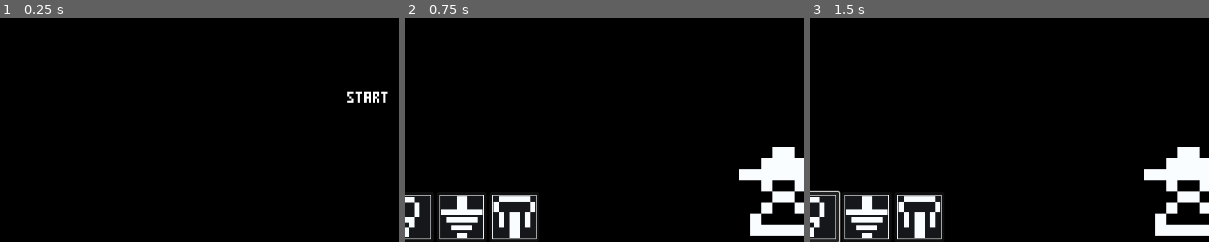
Above: before the commit, frames 1-3 (left to right).
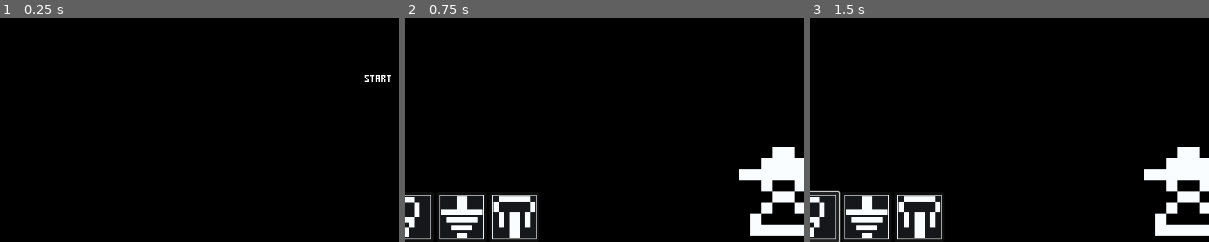
Above: after the commit, the same moments.

Repository: ThomasApplewhite/FIREBALL-Prototype
Game: Godot game, scene res://Source/GameScenes/MainMenu.tscn
The game is run twice, just before and just after one commit, with the same random seed, the same clock (stepped at 60 frames per second) and the same inputs.
Inputs (mouse positions are % of the whole screen's width and height, from its top left):
- Up to frame 1 (0.25 s): no input
- Up to frame 2 (0.75 s): click "[center]START[/center]" at 0.5 s
- Up to frame 3 (1.5 s): click (3, 94) at 1.27 s
The pictures show only the part of the screen within x 3-53%, y 50-100%; the shares and areas given below are measured in that part.

The runs differ from the first frame. In frame 1, 0.5% of the frame differs, in the area x 86-98%, y 25-38%; in frame 2, nothing differs; in frame 3, nothing differs.

Commit message:
Centered Main Menu Text and Buttons

Diff:
--- a/Source/GameScenes/MainMenu.tscn
+++ b/Source/GameScenes/MainMenu.tscn
@@ -11,6 +11,7 @@
 anchor_bottom = 1.0
 grow_horizontal = 2
 grow_vertical = 2
+pivot_offset = Vector2(-683, 789)
 script = ExtResource("1_3wuq8")
 packed_gameplay_scene = ExtResource("2_gdfxi")
 
@@ -43,30 +44,42 @@
 
 [node name="Button" type="Button" parent="."]
 layout_mode = 1
-anchors_preset = 7
+anchors_preset = 8
 anchor_left = 0.5
-anchor_top = 1.0
+anchor_top = 0.5
 anchor_right = 0.5
-anchor_bottom = 1.0
-offset_left = -57.0
-offset_top = -236.0
-offset_right = -1.0
-offset_bottom = -205.0
+anchor_bottom = 0.5
+offset_left = -50.0
+offset_top = 76.0
+offset_right = 50.0
+offset_bottom = 101.0
 grow_horizontal = 2
-grow_vertical = 0
-scale = Vector2(1.52, 1.6)
+grow_vertical = 2
 theme = ExtResource("1_ck02q")
 
 [node name="RichTextLabel" type="RichTextLabel" parent="Button"]
+custom_minimum_size = Vector2(50, 12)
 layout_mode = 1
-anchors_preset = 15
-anchor_right = 1.0
-anchor_bottom = 1.0
+anchors_preset = 8
+anchor_left = 0.5
+anchor_top = 0.5
+anchor_right = 0.5
+anchor_bottom = 0.5
+offset_left = -0.5
+offset_right = 0.5
 grow_horizontal = 2
 grow_vertical = 2
 mouse_filter = 2
 bbcode_enabled = true
-text = "
-[center]START[/center]"
+text = "[center]START[/center]"
+
+[node name="ColorRect2" type="ColorRect" parent="."]
+layout_mode = 1
+anchors_preset = 13
+anchor_left = 0.5
+anchor_right = 0.5
+anchor_bottom = 1.0
+grow_horizontal = 2
+grow_vertical = 2
 
 [connection signal="pressed" from="Button" to="." method="_on_button_pressed"]
Not shown, changed: Docs/Home/DevelopmentDocs/NiceToHaves/PolishPassNovember2023.txt
